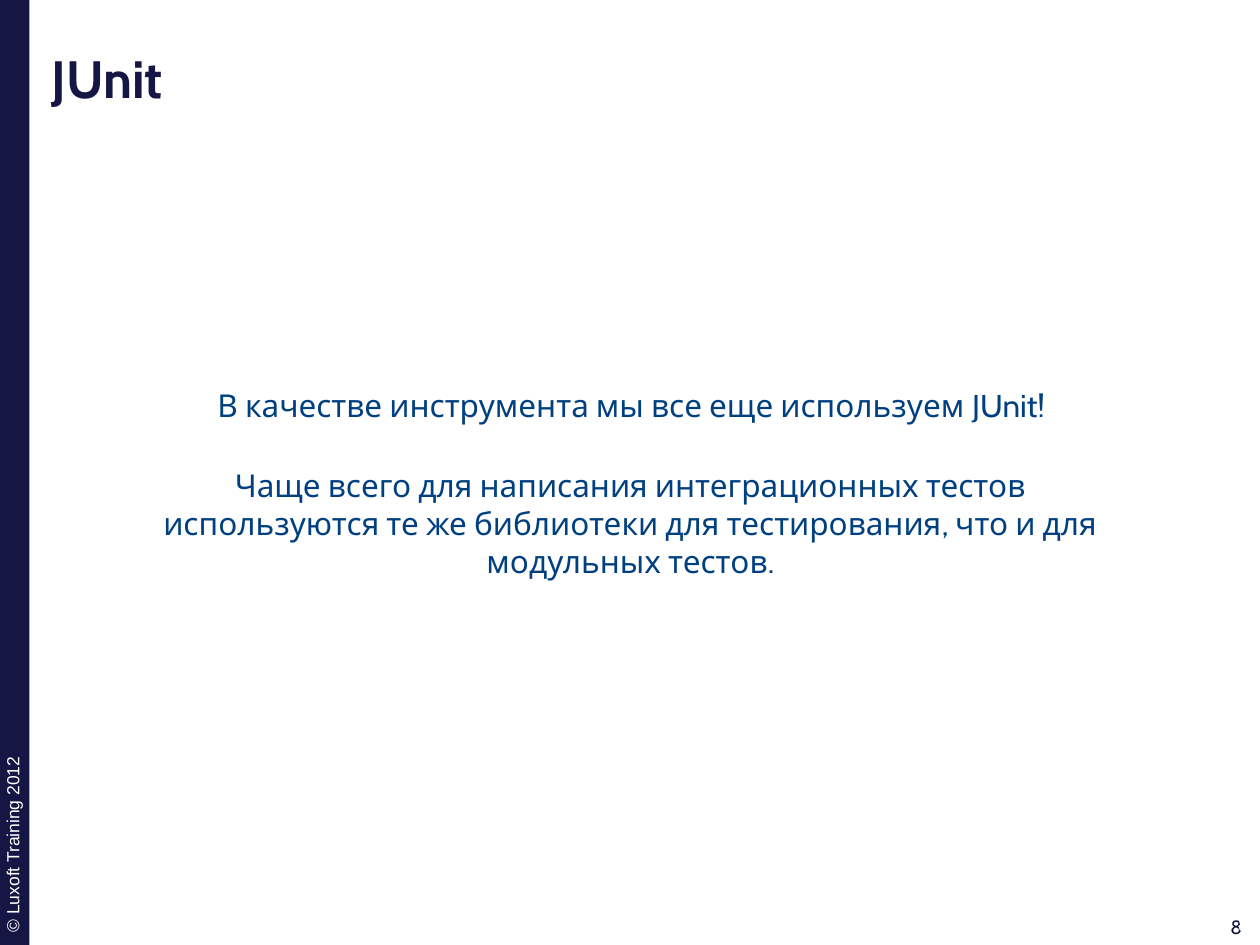
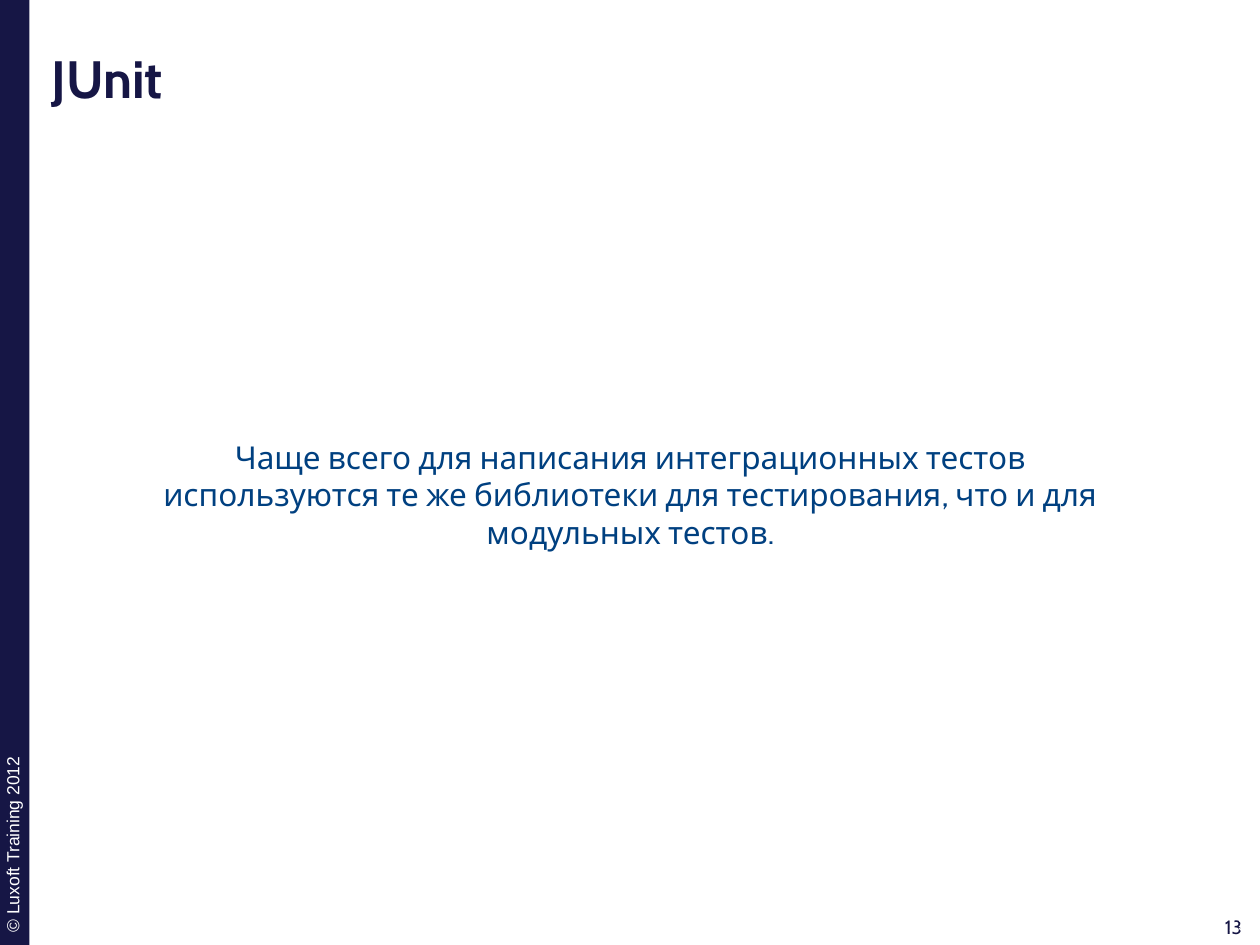
Before and after one commit to ivan-dyachenko/Trainings, a slide deck: slide 13 of Test Driven Development/materials/pptx/3. TDD-Integration.pptx (slide 8 before the commit). Drawn at 1260x945 pixels with LibreOffice and Linux fonts; fonts in the diff are those of the drawing; background and template pictures are left out. Boxes give left, top, right and bottom in pixels: in the first picture for what was removed or moved away, otherwise in the second. Text is boxed around its words. In the diff, an @@ line names an element or a change of style, - is before the commit and + after.

```diff
--- a/Test Driven Development/materials/pptx/3. TDD-Integration.pptx
+++ b/Test Driven Development/materials/pptx/3. TDD-Integration.pptx
@@ text "Чаще всего для написания интеграционных ...": place and size @@
-text "Чаще всего для написания интеграционных ..." at [163,474,1097,581]
+text "Чаще всего для написания интеграционных ..." at [163,446,1097,552]
@@ text removed at [217,393,1045,425] @@
-В качестве инструмента мы все еще используем JUnit!
@@ page number at [1225,920,1242,935]: text changed @@
-8
+13
@@ page number at [1229,920,1248,935]: text changed @@
-8
+13
```
Also in this commit, not shown: 3 other slides changed, 23 slides added, 10 other files.
